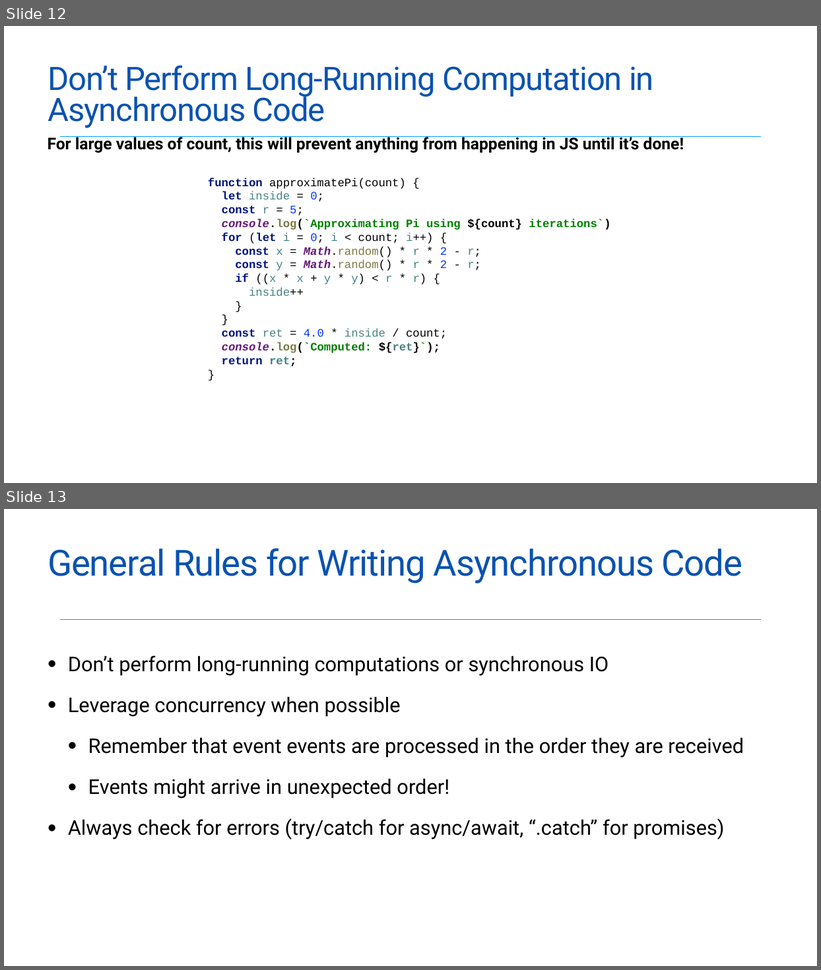
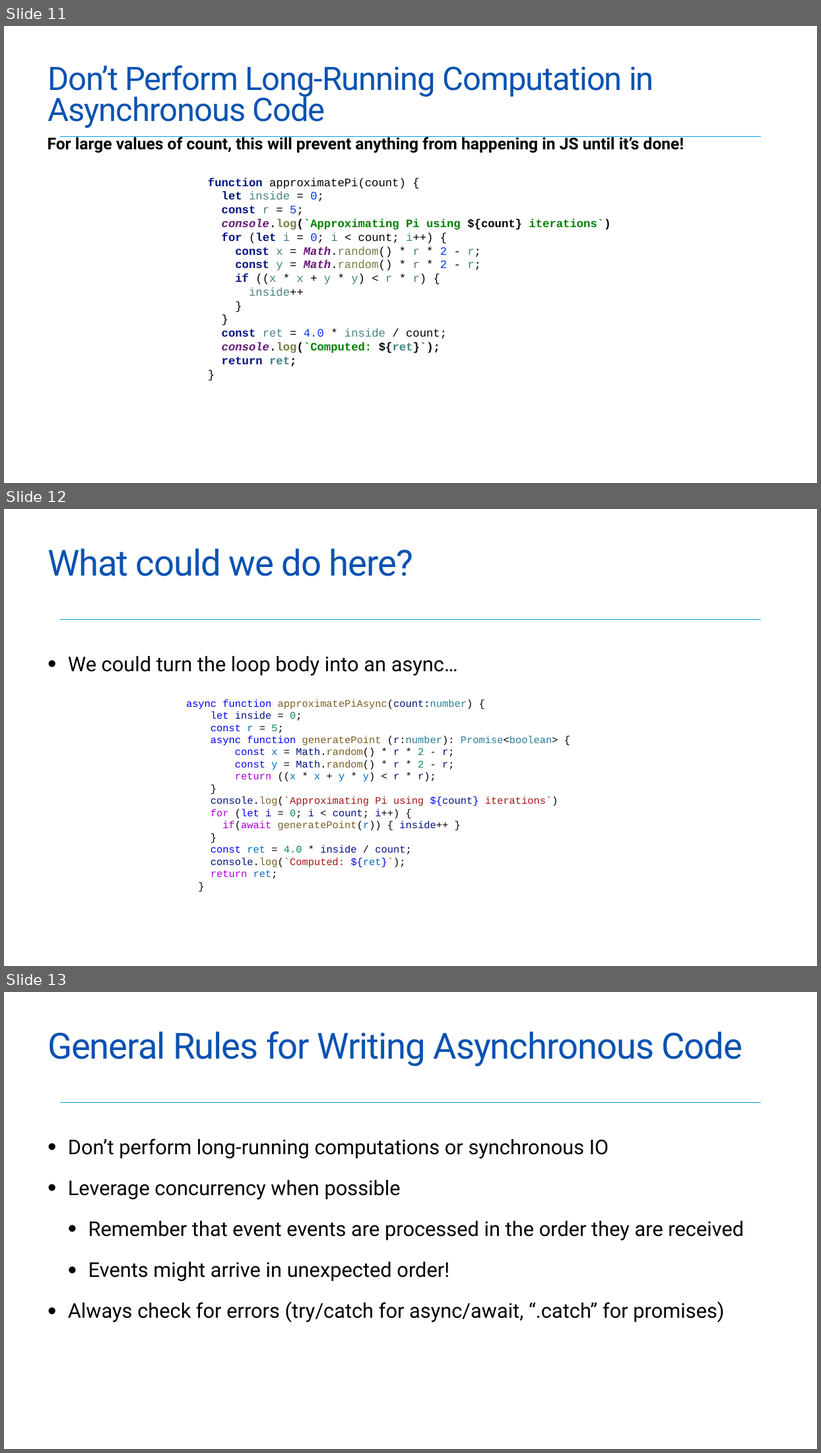
Before and after one commit to neu-se/CS4530-Spring-2022, a slide deck: Slides/Lesson 4.2 Asynchronous Programming.pptx. Shown one above the other, each under a label of ours: slides 12 and 13 before the commit, slides 11, 12 and 13 after it. The pictures are 821x970 and 821x1453 pixels, drawn with LibreOffice and Linux fonts; fonts in the diff are those of the drawing. Boxes give left, top, right and bottom in pixels: in the first picture for what was removed or moved away, otherwise in the second. Text is boxed around its words. In the diff, an @@ line names an element or a change of style, - is before the commit and + after.

```diff
--- a/Slides/Lesson 4.2 Asynchronous Programming.pptx
+++ b/Slides/Lesson 4.2 Asynchronous Programming.pptx
@@ slide 12 added at [4,509,817,966], background #FFFFFF; not listed: 1 template element that a slide beside it also shows @@
@@ title added at [48,549,413,576], 42.5 pt, text #0A52B1 @@
+What could we do here?
@@ text added at [68,656,458,676], 24 pt, text #000000 @@
+• We could turn the loop body into an async…
@@ text added at [186,700,558,879], 12 pt, text #000000 @@
+async function approximatePiAsync(count:number) {
+let inside = 0;
+const r = 5;
+async function generatePoint (r:number): Promise<boolean> {
+const x = Math.random() * r * 2 - r;
+const y = Math.random() * r * 2 - r;
+return ((x * x + y * y) < r * r);
+}
+console.log(`Approximating Pi using ${count} iterations`)
+for (let i = 0; i < count; i++) {
+if(await generatePoint(r)) { inside++ }
+}
+const ret = 4.0 * inside / count;
+console.log(`Computed: ${ret}`);
+return ret;
+}
@@ what was slide 12 is now slide 11 @@
```
Also in this commit, not shown: 6 slides changed, 4 other slides added, 3 slides removed, 2 other files.
